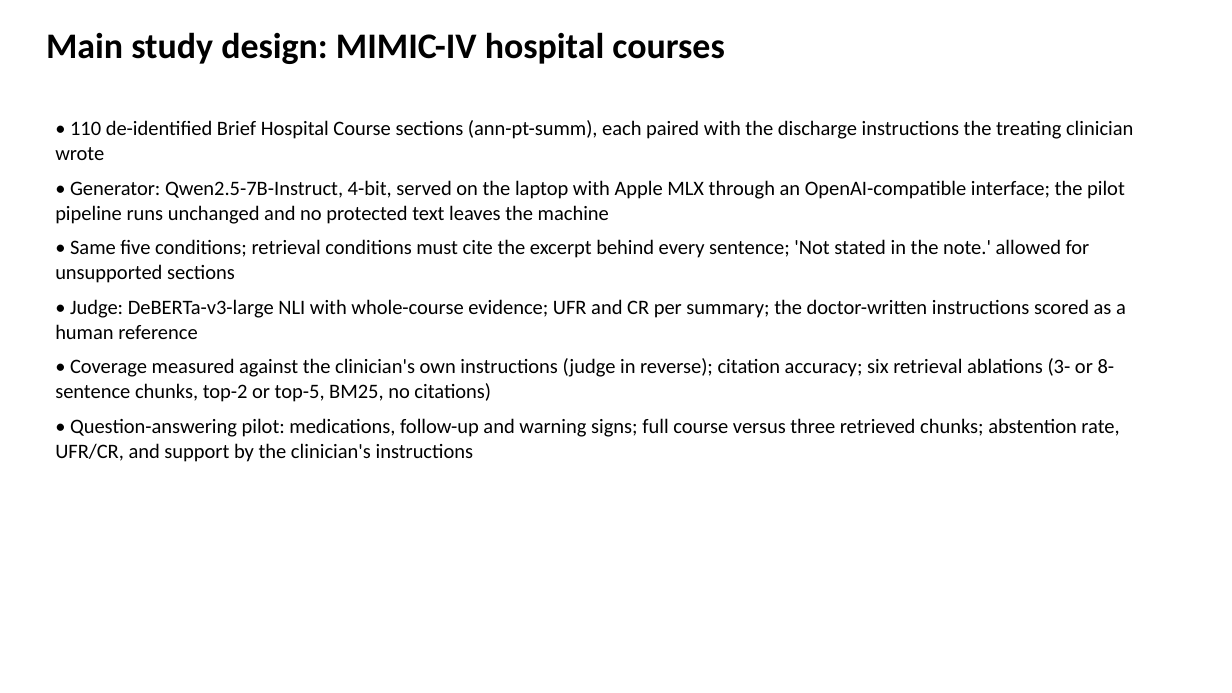
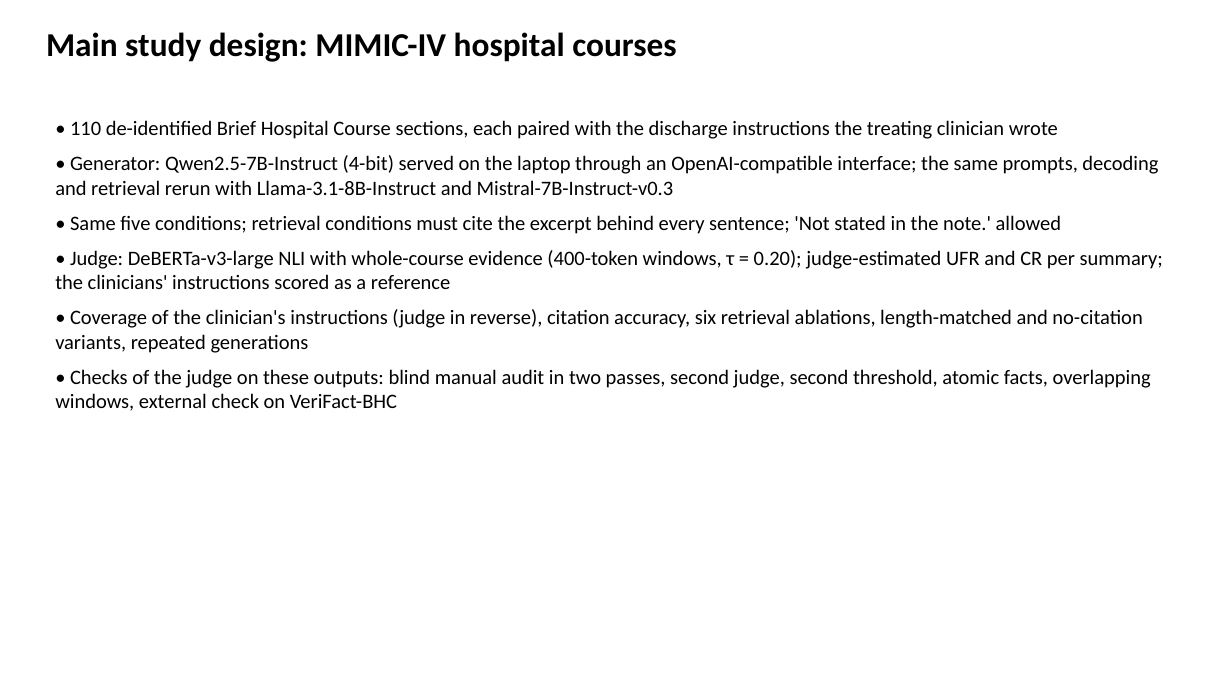
Before and after one commit to slay-a/medical-hallucination-eval, a slide deck: slide 11 of deliverables/Progress_Slides_Fall2026.pptx (slide 10 before the commit). Drawn at 1232x693 pixels with LibreOffice and Linux fonts; fonts in the diff are those of the drawing. Boxes give left, top, right and bottom in pixels: in the first picture for what was removed or moved away, otherwise in the second. Text is boxed around its words. In the diff, an @@ line names an element or a change of style, - is before the commit and + after.

Commit message:
Rebuild the progress slides and the source code and data description to match the condensed thesis

```diff
--- a/deliverables/Progress_Slides_Fall2026.pptx
+++ b/deliverables/Progress_Slides_Fall2026.pptx
@@ text "Main study design: MIMIC-IV hospital ..." at <box>46,32,676,62</box>: size 28 to 26 pt @@
@@ text at <box>55,120,1163,411</box>: text changed @@
-• 110 de-identified Brief Hospital Course sections (ann-pt-summ), each paired with the discharge instructions the treating clinician wrote
-• Generator: Qwen2.5-7B-Instruct, 4-bit, served on the laptop with Apple MLX through an OpenAI-compatible interface; the pilot pipeline runs unchanged and no protected text leaves the machine
-• Same five conditions; retrieval conditions must cite the excerpt behind every sentence; 'Not stated in the note.' allowed for unsupported sections
-• Judge: DeBERTa-v3-large NLI with whole-course evidence; UFR and CR per summary; the doctor-written instructions scored as a human reference
-• Coverage measured against the clinician's own instructions (judge in reverse); citation accuracy; six retrieval ablations (3- or 8-sentence chunks, top-2 or top-5, BM25, no citations)
-• Question-answering pilot: medications, follow-up and warning signs; full course versus three retrieved chunks; abstention rate, UFR/CR, and support by the clinician's instructions
+• 110 de-identified Brief Hospital Course sections, each paired with the discharge instructions the treating clinician wrote
+• Generator: Qwen2.5-7B-Instruct (4-bit) served on the laptop through an OpenAI-compatible interface; the same prompts, decoding and retrieval rerun with Llama-3.1-8B-Instruct and Mistral-7B-Instruct-v0.3
+• Same five conditions; retrieval conditions must cite the excerpt behind every sentence; 'Not stated in the note.' allowed
+• Judge: DeBERTa-v3-large NLI with whole-course evidence (400-token windows, τ = 0.20); judge-estimated UFR and CR per summary; the clinicians' instructions scored as a reference
+• Coverage of the clinician's instructions (judge in reverse), citation accuracy, six retrieval ablations, length-matched and no-citation variants, repeated generations
+• Checks of the judge on these outputs: blind manual audit in two passes, second judge, second threshold, atomic facts, overlapping windows, external check on VeriFact-BHC
```
Also in this commit, not shown: 19 other slides changed, 3 slides added, 4 other files.
